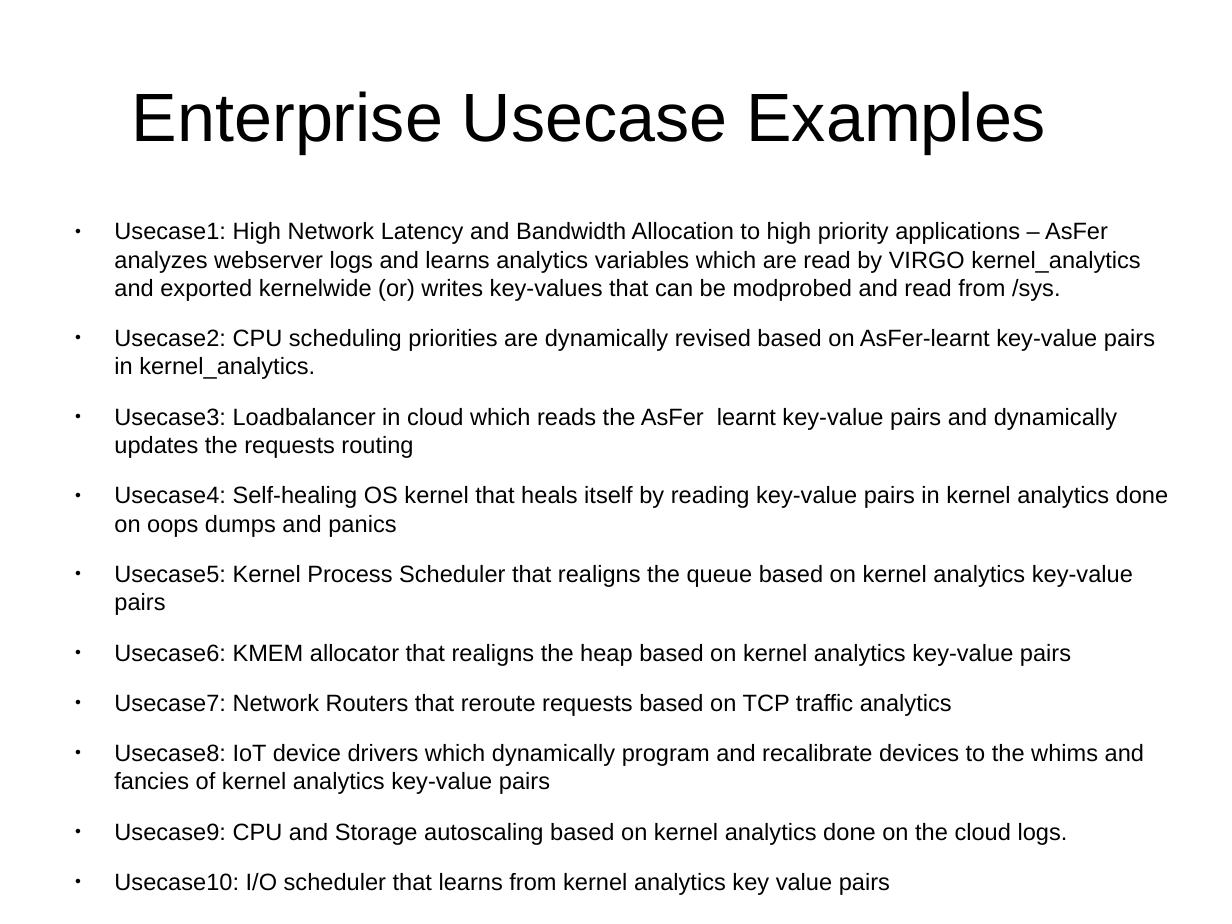
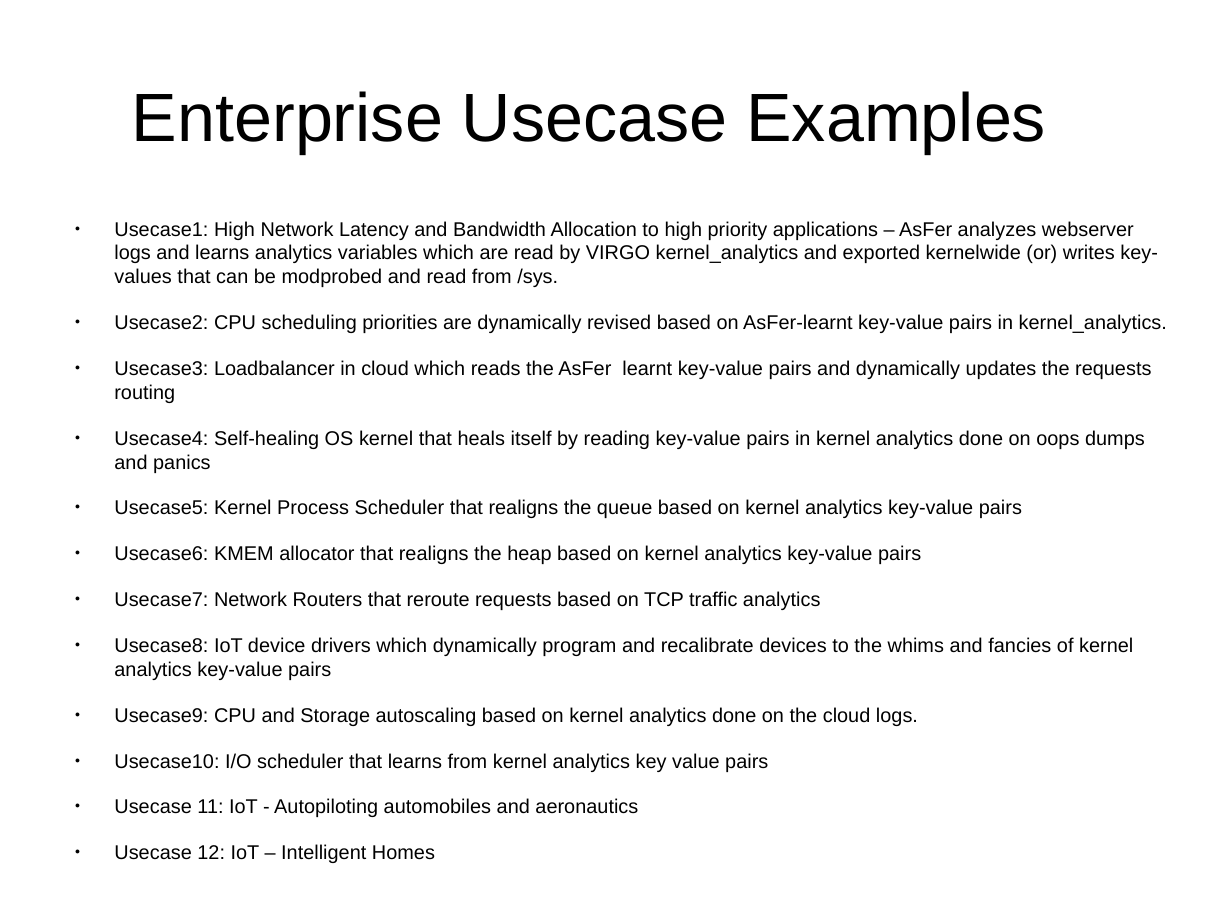
Before and after one commit to shrinivaasanka/ZodiacDatasoft, a slide deck: slide 11 of EnterpriseAnalytics_with_NeuronRain.odp. Drawn at 1232x924 pixels with LibreOffice and Linux fonts; fonts in the diff are those of the drawing. Boxes give left, top, right and bottom in pixels: in the first picture for what was removed or moved away, otherwise in the second. Text is boxed around its words. In the diff, an @@ line names an element or a change of style, - is before the commit and + after.

```diff
--- a/EnterpriseAnalytics_with_NeuronRain.odp
+++ b/EnterpriseAnalytics_with_NeuronRain.odp
@@ text at [114,221,1167,772]: size 15.2 to 12.8 pt @@
@@ text at [114,798,638,863]: paragraphs added @@
+● Usecase 11: IoT - Autopiloting automobiles and aeronautics
+● Usecase 12: IoT – Intelligent Homes
```
Also in this commit, not shown: 4 other slides changed, 1 other file.
